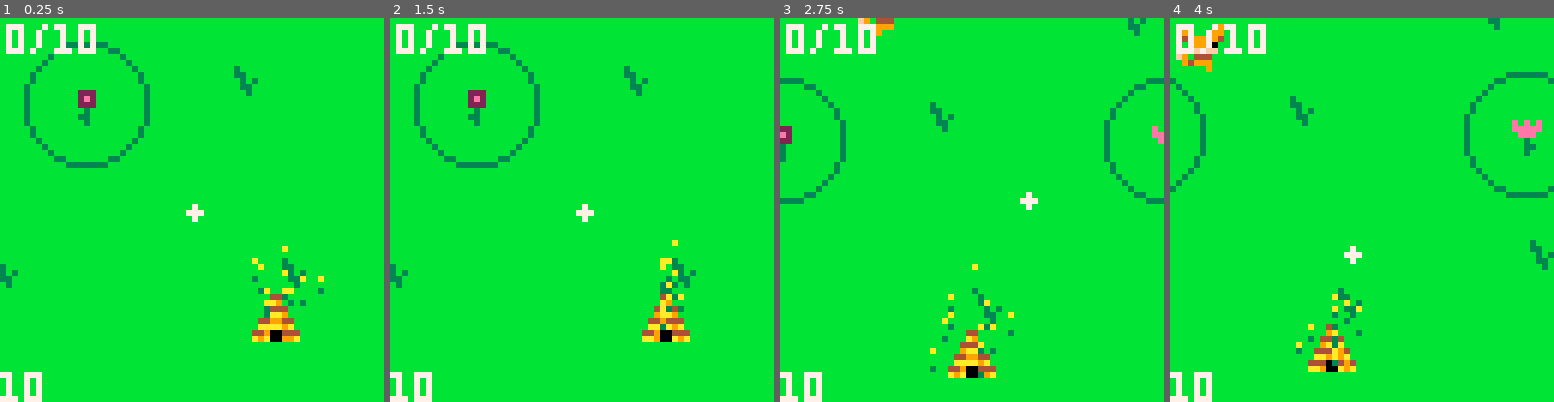
Above: before the commit, frames 1-4 (left to right).
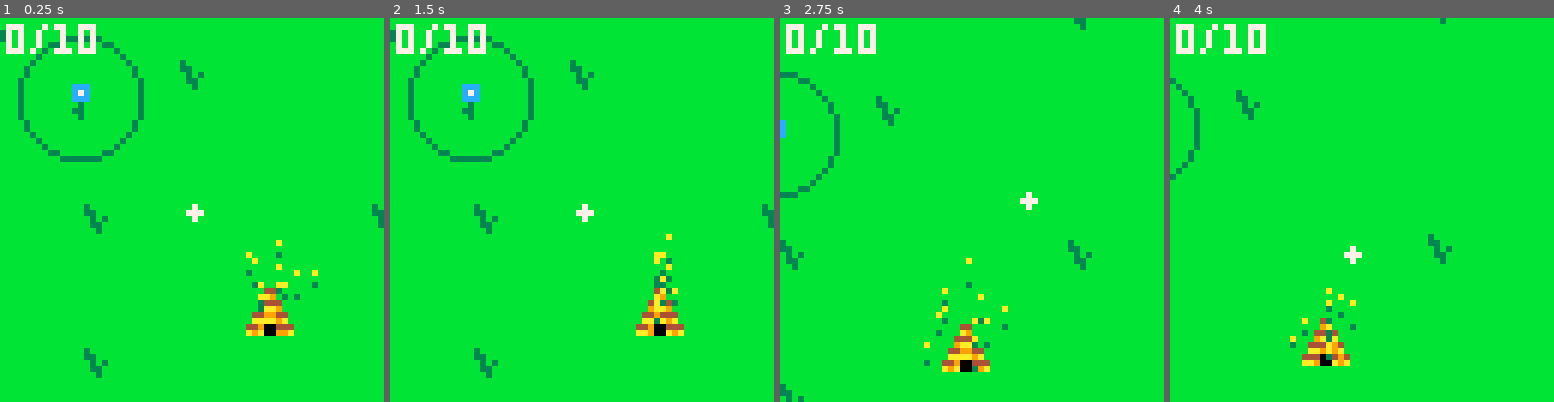
Above: after the commit, the same moments.

Repository: greysonp/swarm
Game: PICO-8 cartridge bees.p8
Two runs of this game, one before a commit and one after it. Both use one fixed random seed, a clock stepped at 60 frames per second and the inputs below.
Inputs:
- Up to frame 1 (0.25 s): no input
- Up to frame 2 (1.5 s): tap X (X key) at 0.33, 1.07 s; tap O (Z key) at 0.7 s
- Up to frame 3 (2.75 s): hold Right 1.6-2.1 s; tap O (Z key) at 1.7, 2.1, 2.5 s; tap X (X key) at 1.85 s; hold Up 2.15-2.42 s; hold Right from 2.47 s (still down)
- Up to frame 4 (4 s): tap O (Z key) at 2.9, 3.3, 3.7 s; tap X (X key) at 2.97 s; release Right at 3.03 s; hold Left 3.08-3.58 s; hold Down 3.63-3.97 s

The runs differ from the first frame. In frame 1, 6.1% of the frame differs, in the area x 0-100%, y 3-100%; in frame 2, 5.9%; in frame 3, 6.0%; in frame 4, 5.8%.

Commit message:
Doubled the size of the stage.

Diff:
--- a/bees.p8
+++ b/bees.p8
@@ -15,6 +15,8 @@
 
 -- constants
 startbees = 10
+stagewidth = 256
+stageheight = 256
 camlag = .07 -- constant we use as 't' in low-pass filter calculation
 beehive_layer = 1
 anchor_layer = beehive_layer + 1
@@ -36,14 +38,14 @@
   cls()
 
   -- add cursor to the stage
-  cursor = newcursor(50, 50)
+  cursor = newcursor(115, 115)
   add(stage, cursor)
 
   -- init camera state
   cam = newvector(cursor.pos.x - 32, cursor.pos.y - 32)
 
   -- add beehive to the stage
-  beehive = newbeehive(64, 64)
+  beehive = newbeehive(stagewidth/2, stageheight/2)
   add(stage, beehive)
   add(anchors, beehive)
 
@@ -87,9 +89,9 @@
   cam.y = cam.y * (1 - camlag) + adjcursor.y * camlag
 
   cam.x = max(0, cam.x)
-  cam.x = min(64, cam.x)
+  cam.x = min(stagewidth - 64, cam.x)
   cam.y = max(0, cam.y)
-  cam.y = min(64, cam.y)
+  cam.y = min(stageheight - 64, cam.y)
 
   camera(cam.x, cam.y)
 
@@ -97,7 +99,7 @@
 
 function _draw()
   -- draw map
-  map(0, 0, 0, 0, 16, 16)
+  map(0, 0, 0, 0, stagewidth/8, stageheight/8)
 
   -- construct a mapping of each object to it's layer
   local layers = {}
@@ -258,8 +260,8 @@
     end
 
     local newpos = vadd(self.pos, self.vel)
-    if newpos.x < 0 or newpos.x > 128 then self.vel.x = 0 end
-    if newpos.y < 0 or newpos.y > 128 then self.vel.y = 0 end
+    if newpos.x < 0 or newpos.x > stagewidth then self.vel.x = 0 end
+    if newpos.y < 0 or newpos.y > stageheight then self.vel.y = 0 end
   end
 
   function cursor:draw()
@@ -324,7 +326,6 @@
   end
 
   function anchor:superupdate()
-    debugtext = self.radius
     self.closestenemy = findclosest(enemies, self.pos.x, self.pos.y, function(obj, dist)
       return obj.health > 0 and dist <= self.radius
     end)
@@ -856,13 +857,13 @@
 00000000000000000000000000000000000000000000000000000000000000000000000000000000000000000000000000000000000000000000000000000000
 00000000000000000000000000000000000000000000000000000000000000000000000000000000000000000000000000000000000000000000000000000000
 00000000000000000000000000000000000000000000000000000000000000000000000000000000000000000000000000000000000000000000000000000000
-00000000000000000000000000000000000000000000000000000000000000000000000000000000000000000000000000000000000000000000000000000000
-00000000000000000000000000000000000000000000000000000000000000000000000000000000000000000000000000000000000000000000000000000000
-00000000000000000000000000000000000000000000000000000000000000000000000000000000000000000000000000000000000000000000000000000000
-00000000000000000000000000000000000000000000000000000000000000000000000000000000000000000000000000000000000000000000000000000000
-00000000000000000000000000000000000000000000000000000000000000000000000000000000000000000000000000000000000000000000000000000000
-00000000000000000000000000000000000000000000000000000000000000000000000000000000000000000000000000000000000000000000000000000000
-00000000000000000000000000000000000000000000000000000000000000000000000000000000000000000000000000000000000000000000000000000000
+ffffffffffffffffffffffffffffffffffffffffffffffffffffffffffffffffffffffffffffffffffffffffffffffffffffffffff0000000000000000000000
+00000000000000000000000000000000000000000000000000000000000000000000000000000000000000000000000000000000000000000000000000000000
+ffffffffffffffffffffffffffffffffffffffffffffffffffffffffffffffffffffffffffffffffffffffffffffffffffffffffff0000000000000000000000
+00000000000000000000000000000000000000000000000000000000000000000000000000000000000000000000000000000000000000000000000000000000
+ffffffffffffffffffffffffffffffffffffffffffffffffffffffffffffffffffffffffffffffffffffffffffffffffffffffffff0000000000000000000000
+00000000000000000000000000000000000000000000000000000000000000000000000000000000000000000000000000000000000000000000000000000000
+ffffffffffffffffffffffffffffffffffffffffffffffffffffffffffffffffffffffffffffffffffffffffffffffffffffffffff0000000000000000000000
 00000000000000000000000000000000000000000000000000000000000000000000000000000000000000000000000000000000000000000000000000000000
 00000000000000000000000000000000000000000000000000000000000000000000000000000000000000000000000000000000000000000000000000000000
 00000000000000000000000000000000000000000000000000000000000000000000000000000000000000000000000000000000000000000000000000000000
@@ -924,165 +925,165 @@
 0000000000000000000000000000000020000000000000000000000000000000000000000000000000000000000000000000000000000000000000000000000000000000000000000000000000000000000000000000000000000000000000000000000000000000000000000000000000000000000000000000000000000000
 0000000000000000000000000000000000000000000000000000000000000000000000000000000000000000000000000000000000000000000000000000000000000000000000000000000000000000000000000000000000000000000000000000000000000000000000000000000000000000000000000000000000000000
 __map__
-01010101010101010101010101010102ffffffffffffffffffffffffffffffffffffffffffffffffffffffffffff00000000000000000000000000000000000000000000000000000000000000000000000000000000000000000000000000000000000000000000000000000000000000000000000000000000000000000000
-01010201010101010101010201010101ffffffffffffffffffffffffffffffffffffffffffffffffffffffffffff00000000000000000000000000000000000000000000000000000000000000000000000000000000000000000000000000000000000000000000000000000000000000000000000000000000000000000000
-01010101010101010101010101010101ffffffffffffffffffffffffffffffffffffffffffffffffffffffffffff00000000000000000000000000000000000000000000000000000000000000000000000000000000000000000000000000000000000000000000000000000000000000000000000000000000000000000000
-01010101010101020101010101010101ffffffffffffffffffffffffffffffffffffffffffffffffffffffffffff00000000000000000000000000000000000000000000000000000000000000000000000000000000000000000000000000000000000000000000000000000000000000000000000000000000000000000000
-02010101010101010101010101010201ffffffffffffffffffffffffffffffffffffffffffffffffffffffffffff00000000000000000000000000000000000000000000000000000000000000000000000000000000000000000000000000000000000000000000000000000000000000000000000000000000000000000000
-01010101010101010101010101010101ffffffffffffffffffffffffffffffffffffffffffffffffffffffffffff00000000000000000000000000000000000000000000000000000000000000000000000000000000000000000000000000000000000000000000000000000000000000000000000000000000000000000000
-01010101010101010101010102010101ffffffffffffffffffffffffffffffffffffffffffffffffffffffffffff00000000000000000000000000000000000000000000000000000000000000000000000000000000000000000000000000000000000000000000000000000000000000000000000000000000000000000000
-01010201010101010201010101010101ffffffffffffffffffffffffffffffffffffffffffffffffffffffffffff00000000000000000000000000000000000000000000000000000000000000000000000000000000000000000000000000000000000000000000000000000000000000000000000000000000000000000000
-01010101010101010101010101010101ffffffffffffffffffffffffffffffffffffffffffffffffffffffffffff00000000000000000000000000000000000000000000000000000000000000000000000000000000000000000000000000000000000000000000000000000000000000000000000000000000000000000000
-01010101010101010101010101010101ffffffffffffffffffffffffffffffffffffffffffffffffffffffffffff00000000000000000000000000000000000000000000000000000000000000000000000000000000000000000000000000000000000000000000000000000000000000000000000000000000000000000000
-01010101010101010101020101010101ffffffffffffffffffffffffffffffffffffffffffffffffffffffffffff00000000000000000000000000000000000000000000000000000000000000000000000000000000000000000000000000000000000000000000000000000000000000000000000000000000000000000000
-01020101010102010101010101010201ffffffffffffffffffffffffffffffffffffffffffffffffffffffffffff00000000000000000000000000000000000000000000000000000000000000000000000000000000000000000000000000000000000000000000000000000000000000000000000000000000000000000000
-01010101010101010101010101010101ffffffffffffffffffffffffffffffffffffffffffffffffffffffffffff00000000000000000000000000000000000000000000000000000000000000000000000000000000000000000000000000000000000000000000000000000000000000000000000000000000000000000000
-01010101010101010101010101010101ffffffffffffffffffffffffffffffffffffffffffffffffffffffffffff00000000000000000000000000000000000000000000000000000000000000000000000000000000000000000000000000000000000000000000000000000000000000000000000000000000000000000000
-01010101010101010201010102010101ffffffffffffffffffffffffffffffffffffffffffffffffffffffffffff00000000000000000000000000000000000000000000000000000000000000000000000000000000000000000000000000000000000000000000000000000000000000000000000000000000000000000000
-01010201010101010101010101010101ffffffffffffffffffffffffffffffffffffffffffffffffffffffffffff00000000000000000000000000000000000000000000000000000000000000000000000000000000000000000000000000000000000000000000000000000000000000000000000000000000000000000000
-ffffffffffffffffffffffffffffffffffffffffffffffffffffffffffffffffffffffffffffffffffffffffffff00000000000000000000000000000000000000000000000000000000000000000000000000000000000000000000000000000000000000000000000000000000000000000000000000000000000000000000
-ffffffffffffffffffffffffffffffffffffffffffffffffffffffffffffffffffffffffffffffffffffffffffff00000000000000000000000000000000000000000000000000000000000000000000000000000000000000000000000000000000000000000000000000000000000000000000000000000000000000000000
-ffffffffffffffffffffffffffffffffffffffffffffffffffffffffffffffffffffffffffffffffffffffffffff00000000000000000000000000000000000000000000000000000000000000000000000000000000000000000000000000000000000000000000000000000000000000000000000000000000000000000000
-ffffffffffffffffffffffffffffffffffffffffffffffffffffffffffffffffffffffffffffffffffffffffffff00000000000000000000000000000000000000000000000000000000000000000000000000000000000000000000000000000000000000000000000000000000000000000000000000000000000000000000
-ffffffffffffffffffffffffffffffffffffffffffffffffffffffffffffffffffffffffffffffffffffffffffff00000000000000000000000000000000000000000000000000000000000000000000000000000000000000000000000000000000000000000000000000000000000000000000000000000000000000000000
-ffffffffffffffffffffffffffffffffffffffffffffffffffffffffffffffffffffffffffffffffffffffffffff00000000000000000000000000000000000000000000000000000000000000000000000000000000000000000000000000000000000000000000000000000000000000000000000000000000000000000000
-ffffffffffffffffffffffffffffffffffffffffffffffffffffffffffffffffffffffffffffffffffffffffffff00000000000000000000000000000000000000000000000000000000000000000000000000000000000000000000000000000000000000000000000000000000000000000000000000000000000000000000
-0000000000000000000000000000000000000000000000000000000000000000000000000000000000000000000000000000000000000000000000000000000000000000000000000000000000000000000000000000000000000000000000000000000000000000000000000000000000000000000000000000000000000000
-0000000000000000000000000000000000000000000000000000000000000000000000000000000000000000000000000000000000000000000000000000000000000000000000000000000000000000000000000000000000000000000000000000000000000000000000000000000000000000000000000000000000000000
-0000000000000000000000000000000000000000000000000000000000000000000000000000000000000000000000000000000000000000000000000000000000000000000000000000000000000000000000000000000000000000000000000000000000000000000000000000000000000000000000000000000000000000
-0000000000000000000000000000000000000000000000000000000000000000000000000000000000000000000000000000000000000000000000000000000000000000000000000000000000000000000000000000000000000000000000000000000000000000000000000000000000000000000000000000000000000000
-0000000000000000000000000000000000000000000000000000000000000000000000000000000000000000000000000000000000000000000000000000000000000000000000000000000000000000000000000000000000000000000000000000000000000000000000000000000000000000000000000000000000000000
-0000000000000000000000000000000000000000000000000000000000000000000000000000000000000000000000000000000000000000000000000000000000000000000000000000000000000000000000000000000000000000000000000000000000000000000000000000000000000000000000000000000000000000
-0000000000000000000000000000000000000000000000000000000000000000000000000000000000000000000000000000000000000000000000000000000000000000000000000000000000000000000000000000000000000000000000000000000000000000000000000000000000000000000000000000000000000000
-0000000000000000000000000000000000000000000000000000000000000000000000000000000000000000000000000000000000000000000000000000000000000000000000000000000000000000000000000000000000000000000000000000000000000000000000000000000000000000000000000000000000000000
-0000000000000000000000000000000000000000000000000000000000000000000000000000000000000000000000000000000000000000000000000000000000000000000000000000000000000000000000000000000000000000000000000000000000000000000000000000000000000000000000000000000000000000
-…(130 lines of a section not shown)…
+0101010101010101010101010101010201010101010101010101010201010101ffffffffffffffffffffffffffff00000000000000000000000000000000000000000000000000000000000000000000000000000000000000000000000000000000000000000000000000000000000000000000000000000000000000000000
+0101020101010101010101020101010101010101010201010101010101010101ffffffffffffffffffffffffffff00000000000000000000000000000000000000000000000000000000000000000000000000000000000000000000000000000000000000000000000000000000000000000000000000000000000000000000
+0101010101010101010101010101010101010101010101010102010101020101ffffffffffffffffffffffffffffffffffffffffff000000000000000000000000000000000000000000000000000000000000000000000000000000000000000000000000000000000000000000000000000000000000000000000000000000
+0101010101010102010101010101010101010201010101010101010101010101ffffffffffffffffffffffffffffffffffffffffff000000000000000000000000000000000000000000000000000000000000000000000000000000000000000000000000000000000000000000000000000000000000000000000000000000
+0201010101010101010101010101020101010101010101010101010101010101ffffffffffffffffffffffffffffffffffffffffff000000000000000000000000000000000000000000000000000000000000000000000000000000000000000000000000000000000000000000000000000000000000000000000000000000
+0101010101010101010101010101010101010101010102010101010101010101ffffffffffffffffffffffffffffffffffffffffff000000000000000000000000000000000000000000000000000000000000000000000000000000000000000000000000000000000000000000000000000000000000000000000000000000
+0101010101010101010101010201010101010201010101010101010101010201ffffffffffffffffffffffffffffffffffffffffff000000000000000000000000000000000000000000000000000000000000000000000000000000000000000000000000000000000000000000000000000000000000000000000000000000
+0101020101010101020101010101010101010101010101010102010101010101ffffffffffffffffffffffffffffffffffffffffff000000000000000000000000000000000000000000000000000000000000000000000000000000000000000000000000000000000000000000000000000000000000000000000000000000
+0101010101010101010101010101010101010101010101010101010101010101ffffffffffffffffffffffffffffffffffffffffff000000000000000000000000000000000000000000000000000000000000000000000000000000000000000000000000000000000000000000000000000000000000000000000000000000
+0101010101010101010101010101010101010201010101010101010101010101ffffffffffffffffffffffffffffffffffffffffff000000000000000000000000000000000000000000000000000000000000000000000000000000000000000000000000000000000000000000000000000000000000000000000000000000
+0101010101010101010102010101010101010101010101010101010101010201ffffffffffffffffffffffffffffffffffffffffff000000000000000000000000000000000000000000000000000000000000000000000000000000000000000000000000000000000000000000000000000000000000000000000000000000
+0102010101010201010101010101020101010101010102010101010101010101ffffffffffffffffffffffffffffffffffffffffff000000000000000000000000000000000000000000000000000000000000000000000000000000000000000000000000000000000000000000000000000000000000000000000000000000
+0101010101010101010101010101010101010101010101010101010201010101ffffffffffffffffffffffffffffffffffffffffff000000000000000000000000000000000000000000000000000000000000000000000000000000000000000000000000000000000000000000000000000000000000000000000000000000
+0101010101010101010101010101010101010101010101010101010101010101ffffffffffffffffffffffffffffffffffffffffff000000000000000000000000000000000000000000000000000000000000000000000000000000000000000000000000000000000000000000000000000000000000000000000000000000
+0101010101010101020101010201010101010201010102010101010101010101ffffffffffffffffffffffffffffffffffffffffff000000000000000000000000000000000000000000000000000000000000000000000000000000000000000000000000000000000000000000000000000000000000000000000000000000
+0101020101010101010101010101010101010101010101010101010101010201ffffffffffffffffffffffffffffffffffffffffff000000000000000000000000000000000000000000000000000000000000000000000000000000000000000000000000000000000000000000000000000000000000000000000000000000
+0101010101010101010101010101010101010101010101010101010101010101ffffffffffffffffffffffffffffffffffffffffff000000000000000000000000000000000000000000000000000000000000000000000000000000000000000000000000000000000000000000000000000000000000000000000000000000
+0101010101010101010101010201010101010101010201010101010201010101ffffffffffffffffffffffffffffffffffffffffff000000000000000000000000000000000000000000000000000000000000000000000000000000000000000000000000000000000000000000000000000000000000000000000000000000
+0101010101020101010101010101010101010101010101010101010101010101ffffffffffffffffffffffffffffffffffffffffff000000000000000000000000000000000000000000000000000000000000000000000000000000000000000000000000000000000000000000000000000000000000000000000000000000
+0101010101010101010101010101010101010101010101010101010101010101ffffffffffffffffffffffffffffffffffffffffff000000000000000000000000000000000000000000000000000000000000000000000000000000000000000000000000000000000000000000000000000000000000000000000000000000
+0101010101010101010201010101010201010101010102010101010101010201ffffffffffffffffffffffffffffffffffffffffff000000000000000000000000000000000000000000000000000000000000000000000000000000000000000000000000000000000000000000000000000000000000000000000000000000
+0102010101010101010101010101010101010101010101010101010101010101ffffffffffffffffffffffffffffffffffffffffff000000000000000000000000000000000000000000000000000000000000000000000000000000000000000000000000000000000000000000000000000000000000000000000000000000
+0101010101010101010101010101010101010102010101010101010101020101ffffffffffffffffffffffffffffffffffffffffff000000000000000000000000000000000000000000000000000000000000000000000000000000000000000000000000000000000000000000000000000000000000000000000000000000
+0101010101010201010101010101010101010101010101010101010101010101ffffffffffffffffffffffffffffffffffffffffff000000000000000000000000000000000000000000000000000000000000000000000000000000000000000000000000000000000000000000000000000000000000000000000000000000
+0101010101010101010101010101010101010101010101010101010101010101ffffffffffffffffffffffffffffffffffffffffff000000000000000000000000000000000000000000000000000000000000000000000000000000000000000000000000000000000000000000000000000000000000000000000000000000
+0101020101010101010101010201010101010101010101010101010101010102ffffffffffffffffffffffffffffffffffffffffff000000000000000000000000000000000000000000000000000000000000000000000000000000000000000000000000000000000000000000000000000000000000000000000000000000
+0101010101010101010201010101010101010201010101010201010101010101ffffffffffffffffffffffffffffffffffffffffff000000000000000000000000000000000000000000000000000000000000000000000000000000000000000000000000000000000000000000000000000000000000000000000000000000
+0101010101010101010101010101010101010101010101010101010101010101ffffffffffffffffffffffffffffffffffffffffff000000000000000000000000000000000000000000000000000000000000000000000000000000000000000000000000000000000000000000000000000000000000000000000000000000
+0101010101010101010101010101010101010101010101010101010101010101ffffffffffffffffffffffffffffffffffffffffff000000000000000000000000000000000000000000000000000000000000000000000000000000000000000000000000000000000000000000000000000000000000000000000000000000
+0102010101010101010101010101010101010101010101010101010101010101ffffffffffffffffffffffffffffffffffffffffff000000000000000000000000000000000000000000000000000000000000000000000000000000000000000000000000000000000000000000000000000000000000000000000000000000
+0101010101010101010101010201010101010101010201010101010101020101ffffffffffffffffffffffffffffffffffffffffff000000000000000000000000000000000000000000000000000000000000000000000000000000000000000000000000000000000000000000000000000000000000000000000000000000
+0101010101010101010101010101010101010101010101010101010101010101ffffffffffffffffffffffffffffffffffffffffff000000000000000000000000000000000000000000000000000000000000000000000000000000000000000000000000000000000000000000000000000000000000000000000000000000
+…(130 lines of a section not shown)…
